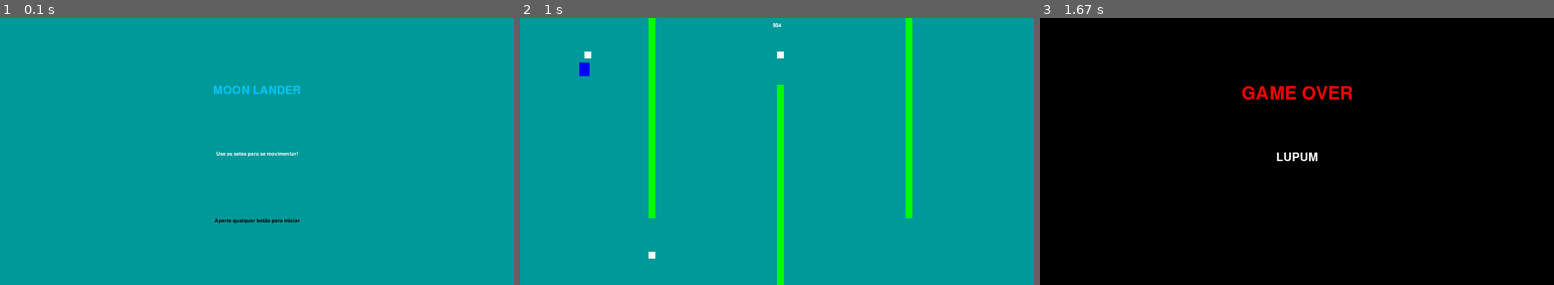
Above: before the commit, frames 1-3 (left to right).
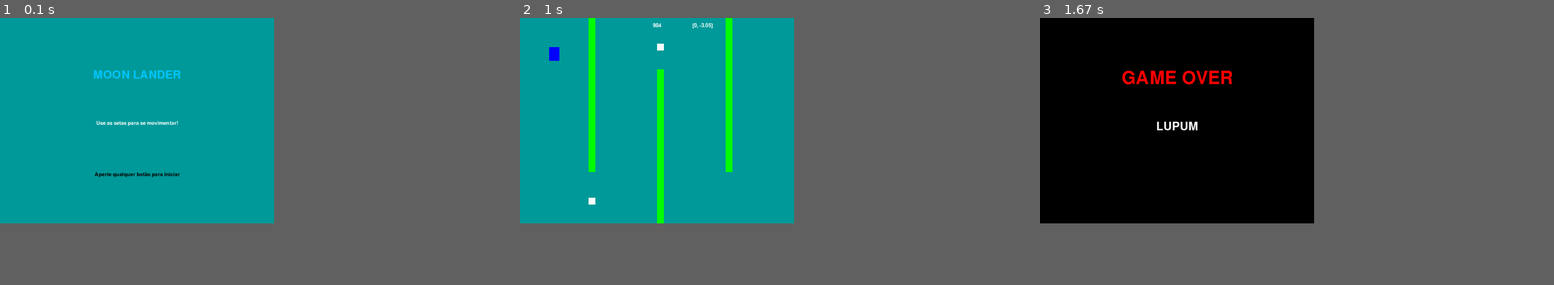
Above: after the commit, the same moments.

Repository: felipe-valente/PF_Pygame
Game: pygame game, started from main.py
Two runs of this game, one before a commit and one after it. Both use one fixed random seed, a clock stepped at 60 frames per second and the inputs below.
Inputs:
- Up to frame 1 (0.1 s): no input
- Up to frame 2 (1 s): hold Right 0.33-0.8 s; hold Up from 0.83 s (still down)
- Up to frame 3 (1.67 s): release Up at 1.13 s
In our replay, the window is 900x468 before the commit and 480x360 after it. These sizes can differ from the game's own. Grey fills any space a smaller window leaves; there, only what the larger window draws over its background counts as a difference.

The runs differ from the first frame. In frame 1, 1.2% of the frame differs, in the area x 18-59%, y 19-77%; in frame 2, 5.8%, in the area x 5-77%, y 0-100%; in frame 3, 1.6%.

Commit message:
Colisao com plataforma corrigida

Diff:
--- a/config.py
+++ b/config.py
@@ -1,6 +1,6 @@
 #opções do jogo
-WIDTH = 1500
-HEIGHT = 780
+WIDTH = 800
+HEIGHT = 600
 FPS = 100
 TITLE = "MOON LANDER"
 FONT_NAME = "Coolvetica Rg"
--- a/main.py
+++ b/main.py
@@ -61,7 +61,7 @@
 				self.jogando = False
 		if self.player.pos.x + 30 > WIDTH or self.player.pos.x < 0:
 			self.jogando = False
-		if self.player.pos.y + 20 > HEIGHT or self.player.pos.y < 0:
+		if self.player.pos.y > HEIGHT or self.player.pos.y < 0:
 			self.jogando = False
 
 		if hits_item:
@@ -69,21 +69,24 @@
 				self.PU1.item +=1
 
 			if self.PU1.item == 3:
-				pouso = Platform(7*WIDTH/8, HEIGHT-40, 50,20)
+				pouso = Platform(7*WIDTH/8, HEIGHT-150, 50,20)
 				self.all_sprites.add(pouso)
 				self.platforms.add(pouso)
 
 		if hits_platform:
-			if self.player.vel >= -1:
-				self.jogando = False
-
+			if hits_platform[0].rect:
+				if self.player.vel.y >= 5.2:
+					self.jogando = False
+				else:
+					self.player.pos.y = hits_platform[0].rect.top
+					self.player.vel.y = 0
 
 	def events(self):
 		for event in pg.event.get():
 			if event.type == pg.QUIT:
 				if self.jogando:
 					self.jogando = False
-			self.rodando = False
+				self.rodando = False
 
 
 		pass
@@ -92,6 +95,7 @@
 		self.screen.fill(pfcolor)
 		self.all_sprites.draw(self.screen)
 		self.draw_text(str(self.player.fuel), 22, branco, WIDTH/2 , 15)
+		self.draw_text(str(self.player.vel),22, branco, 2/3* WIDTH, 15)
 
 		pg.display.flip()
 
Binary file added: img/left.jpeg
Binary file added: img/neutral.jpeg
Binary file added: img/right.jpeg
Binary file added: img/up.jpeg
Not shown, added: img/WhatsApp Zip 2019-05-10 at 2.34.17 PM.zip
